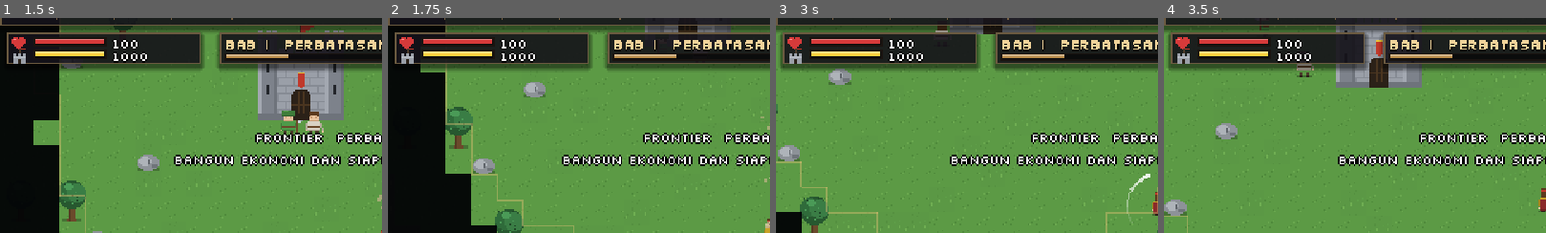
Above: before the commit, frames 1-4 (left to right).
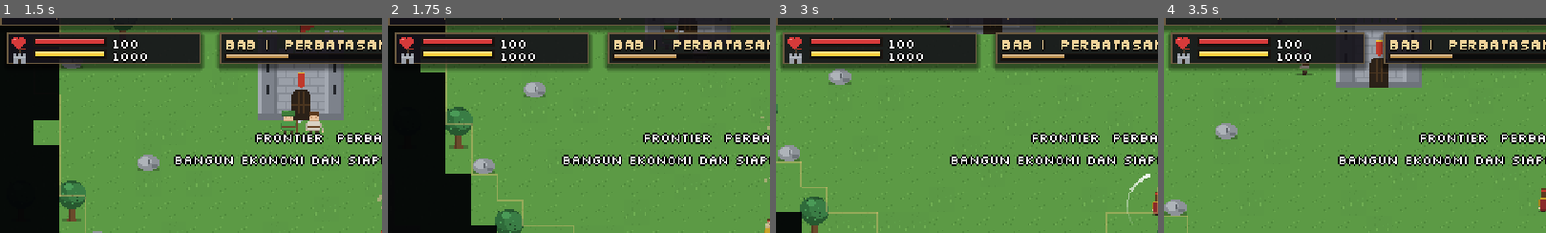
Above: after the commit, the same moments.

Repository: shimleabyte/hold-the-keep
Game: Godot game, scene res://scenes/main.tscn
The game is run twice, just before and just after one commit, with the same random seed, the same clock (stepped at 60 frames per second) and the same inputs.
Inputs (mouse positions are % of the whole screen's width and height, from its top left):
- Up to frame 1 (1.5 s): tap Enter at 0.5 s; move the mouse to (72, 45) at 0.52 s; hold D (move_right) 0.53-1.28 s; tap C (ability_cleave) at 0.6 s; click (72, 45) at 0.67 s; tap Space at 0.77 s; move the mouse to (30, 55) at 1.27 s; hold S (move_down) from 1.28 s (still down); tap Q (ability_dash) at 1.35 s
- Up to frame 2 (1.75 s): keep holding S (move_down); tap Space at 1.52 s
- Up to frame 3 (3 s): move the mouse to (60, 28) at 2.02 s; release S (move_down) at 2.03 s; hold D (move_right) 2.03-2.78 s; tap V (ability_rally) at 2.1 s; move the mouse to (45, 70) at 2.77 s; hold W (move_up) from 2.78 s (still down); tap F (attack) at 2.85 s; click (45, 70) at 2.92 s
- Up to frame 4 (3.5 s): keep holding W (move_up); tap Space at 3.02 s
The pictures show only the part of the screen within x 0-50%, y 5-55%; the shares and areas given below are measured in that part.

Frame 1 is identical in both runs. In frame 2, 0.1% of the frame differs, in the area x 72-78%, y 3-7%; in frame 3, less than 0.1%; in frame 4, 0.2%, in the area x 25-40%, y 3-28%.
Error in both runs: Invalid access to property or key 'bridge' on a base object of type 'Dictionary'. (res://scripts/ui/hud.gd:376)

Commit message:
Allow villagers to cross bridge cells over water

Diff:
--- a/scripts/systems/nav_grid.gd
+++ b/scripts/systems/nav_grid.gd
@@ -37,8 +37,9 @@
         for x in WorldConfig.map_size:
             var c := Vector2i(x, y)
             var occupant = world.occupied.get(c)
+            var is_bridge: bool = occupant != null and is_instance_valid(occupant) and String(occupant.id) == "bridge"
             var blocks_path: bool = occupant != null and not (is_instance_valid(occupant) and occupant.is_in_group("roads"))
-            astar.set_point_solid(c, not world.is_buildable(c) or blocks_path)
+            astar.set_point_solid(c, (not world.is_buildable(c) and not is_bridge) or blocks_path)
     version += 1
 
 
